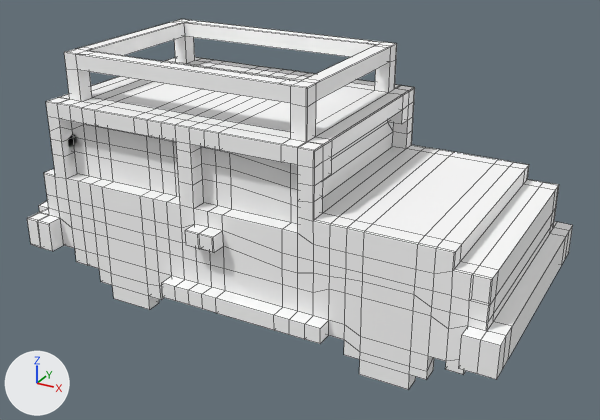
One commit to the FBX model Assets/models/MDL_Speler_wagen.fbx: the scene before it, then after it.
One viewpoint serves both versions: a camera (50 mm lens) standing at (1.53, -2.63, 1.66) and looking at (0.1, -0.03, 0.36). The axes (+X, +Y, +Z) are drawn at lower left. The lights are the same throughout. Mesh edges are drawn as thin lines.

The first picture shows 'speler_auto'.
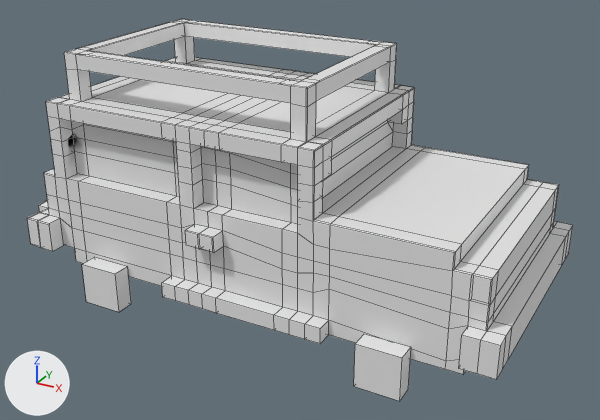
Where the change shows, as pixel boxes (x1, y1, x2, y2) in the pictures (600 x 420 px):
'speler_auto', reshaped: before (27, 19, 573, 390); after (27, 19, 573, 380)
'speler_wagen_wheels', added: after (82, 257, 411, 401)
part 1 of me_cars_1_005, cut back: before (329, 147, 529, 390); after (329, 147, 529, 369)
part 2 of me_cars_1_005, cut back: before (70, 58, 283, 310); after (70, 58, 283, 286)
part 3 of me_cars_1_005, recoloured: (27, 19, 573, 380) in both

What changed in the scene script:
```text
Change me_cars_1_005:
    used by ob_speler_auto; location = (0.0, 0.0, 0.0)
    remove me_cars_1_005.from_pydata(...)  # 1145 vertices, 1197 faces; spans x -0.95..1.04, y -0.49..0.49, z 0.0..0.96
    add me_cars_1_005.from_pydata(...)  # 880 vertices, 931 faces; spans x -0.95..1.04, y -0.49..0.49, z 0.12..0.96
    me_cars_1_005 part 1
    105 vertices are removed from x 0.49..0.86, y -0.43..0.42, z 0.0..0.54
    127 faces are deleted
    20 new faces join them
    me_cars_1_005 part 2
    160 vertices are removed from x -0.59..-0.29, y -0.43..0.42, z 0.0..0.78
    193 faces are deleted
    34 new faces join them
    me_cars_1_005 part 3: 877 faces spanning x -0.95..1.04, y -0.49..0.49, z 0.12..0.96 switch from mat_palette_002 (white #ffffff) to no material
Add me_cube_014:
    me_cube_014.from_pydata(...)  # a box spanning x -0.604..-0.438, y -0.507..-0.435, z 0.0..0.166; a box spanning x 0.569..0.735, y -0.507..-0.435, z 0.0..0.166; a box spanning x -0.604..-0.438, y 0.429..0.501, z 0.0..0.166; a box spanning x 0.569..0.735, y 0.429..0.501, z 0.0..0.166
Add ob_speler_wagen_wheels:
    ob_speler_wagen_wheels = bpy.data.objects.new('speler_wagen_wheels', me_cube_014)
    ob_speler_wagen_wheels.location = (0.0, 0.0, 0.0)
```
